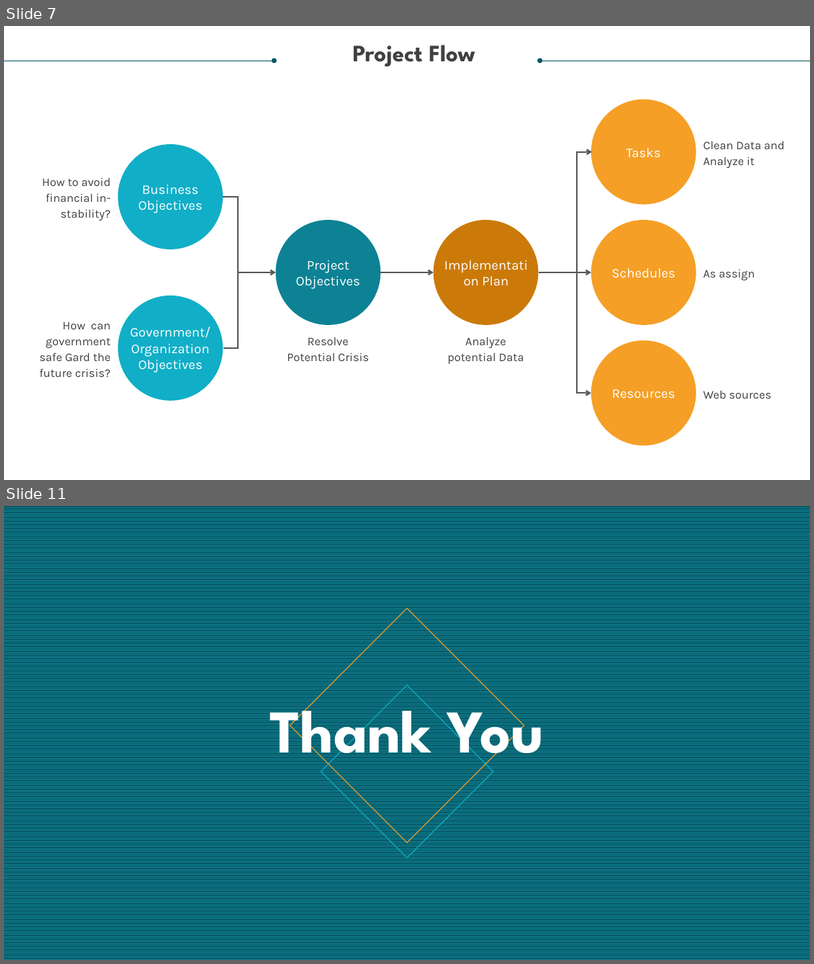
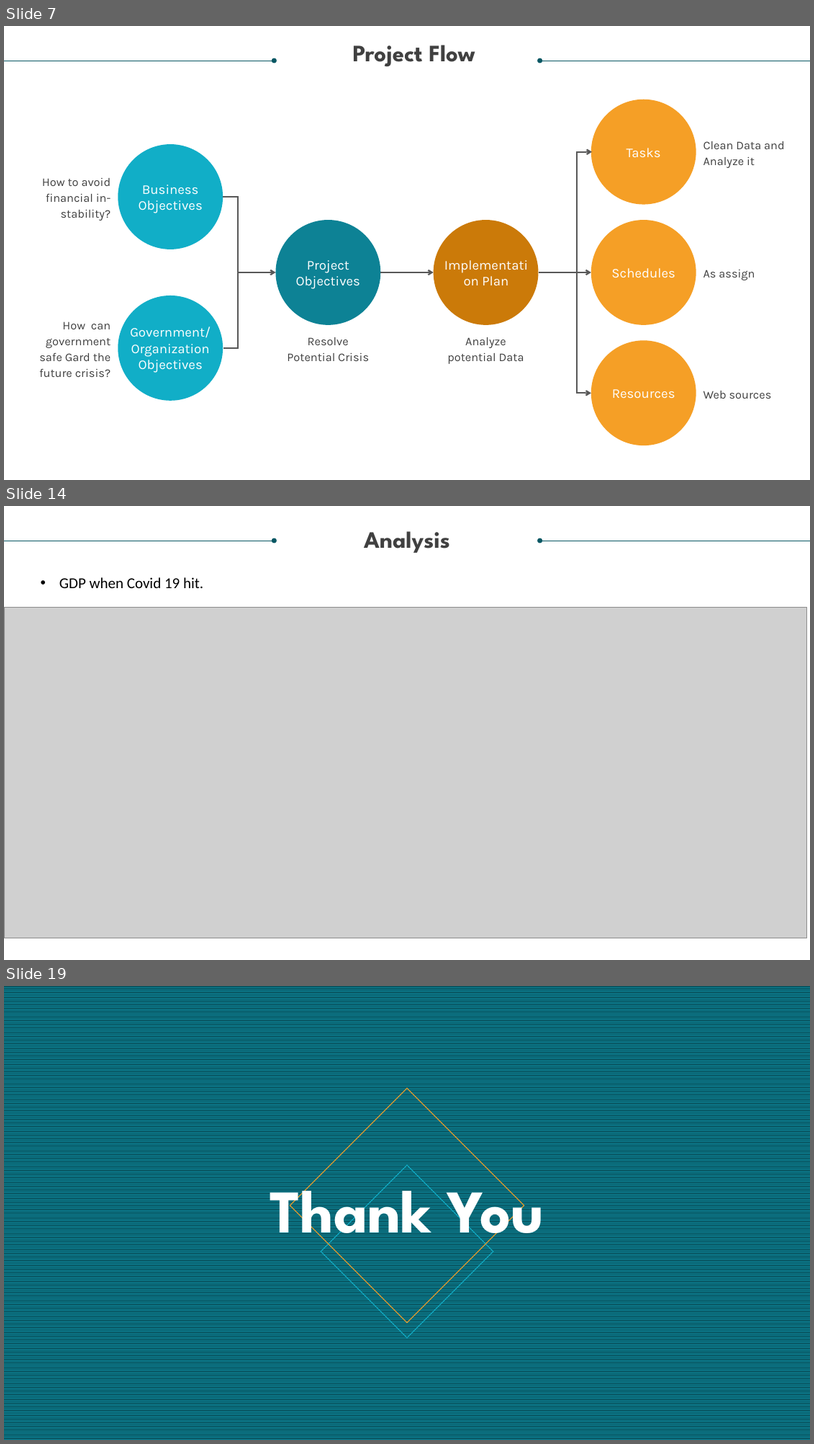
Before and after one commit to Deepsheta/Covid--19-descriptive-Analysis-for-resolving-a-potential-crisis, a slide deck: Covid 19 Resolving a Potential Crisis.pptx. Shown one above the other, each under a label of ours: slides 7 and 11 before the commit, slides 7, 14 and 19 after it; the slides between them are not shown. The pictures are 814x964 and 814x1444 pixels, drawn with LibreOffice and Linux fonts; fonts in the diff are those of the drawing; grey boxes stand for pictures. Boxes give left, top, right and bottom in pixels: in the first picture for what was removed or moved away, otherwise in the second. Text is boxed around its words. In the diff, an @@ line names an element or a change of style, - is before the commit and + after.

```diff
--- a/Covid 19 Resolving a Potential Crisis.pptx
+++ b/Covid 19 Resolving a Potential Crisis.pptx
@@ slide 14 added at box(4, 506, 810, 960), background #FFFFFF @@
@@ arrow added from (4, 541) to (275, 541), #085764 0.5 pt @@
@@ text added at box(364, 531, 450, 553), 28 pt, text #404040, bold @@
+Analysis
@@ arrow added from (810, 541) to (540, 541), #085764 0.5 pt @@
@@ text added at box(59, 577, 203, 588), 18 pt, text #000000 @@
+• GDP when Covid 19 hit.
@@ picture added at box(4, 607, 808, 938) @@
@@ what was slide 11 is now slide 19 @@
```
Also in this commit, not shown: 9 slides changed, 7 other slides added, 2 other files.
